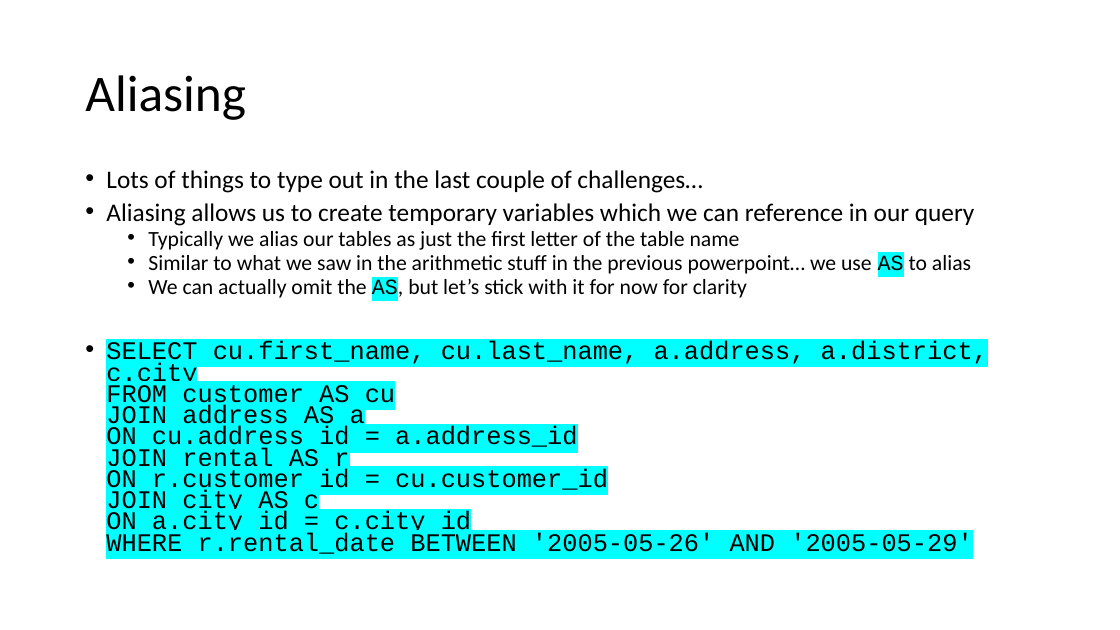
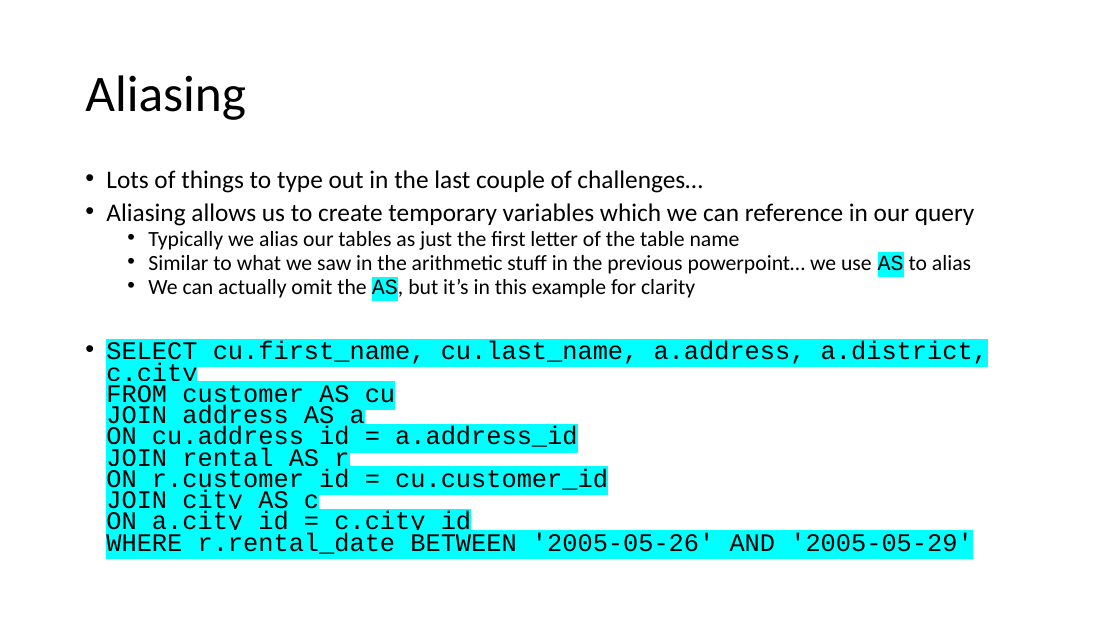
Before and after one commit to TataAndBigData/Practical-ML-DS, a slide deck: slide 12 of Chapter 2. Python for Data Scientists/Module 2. SQL/1. SQL Joins.pptx. Drawn at 1120x630 pixels with LibreOffice and Linux fonts; fonts in the diff are those of the drawing. Boxes give left, top, right and bottom in pixels: in the first picture for what was removed or moved away, otherwise in the second. Text is boxed around its words. In the diff, an @@ line names an element or a change of style, - is before the commit and + after.

```diff
--- a/Chapter 2. Python for Data Scientists/Module 2. SQL/1. SQL Joins.pptx
+++ b/Chapter 2. Python for Data Scientists/Module 2. SQL/1. SQL Joins.pptx
@@ text at (148,279,695,302): text changed @@
-  • We can actually omit the AS, but let’s stick with it for now for clarity
+  • We can actually omit the AS, but it’s in this example for clarity
```
Also in this commit, not shown: 3 other slides changed, 5 slides added.
